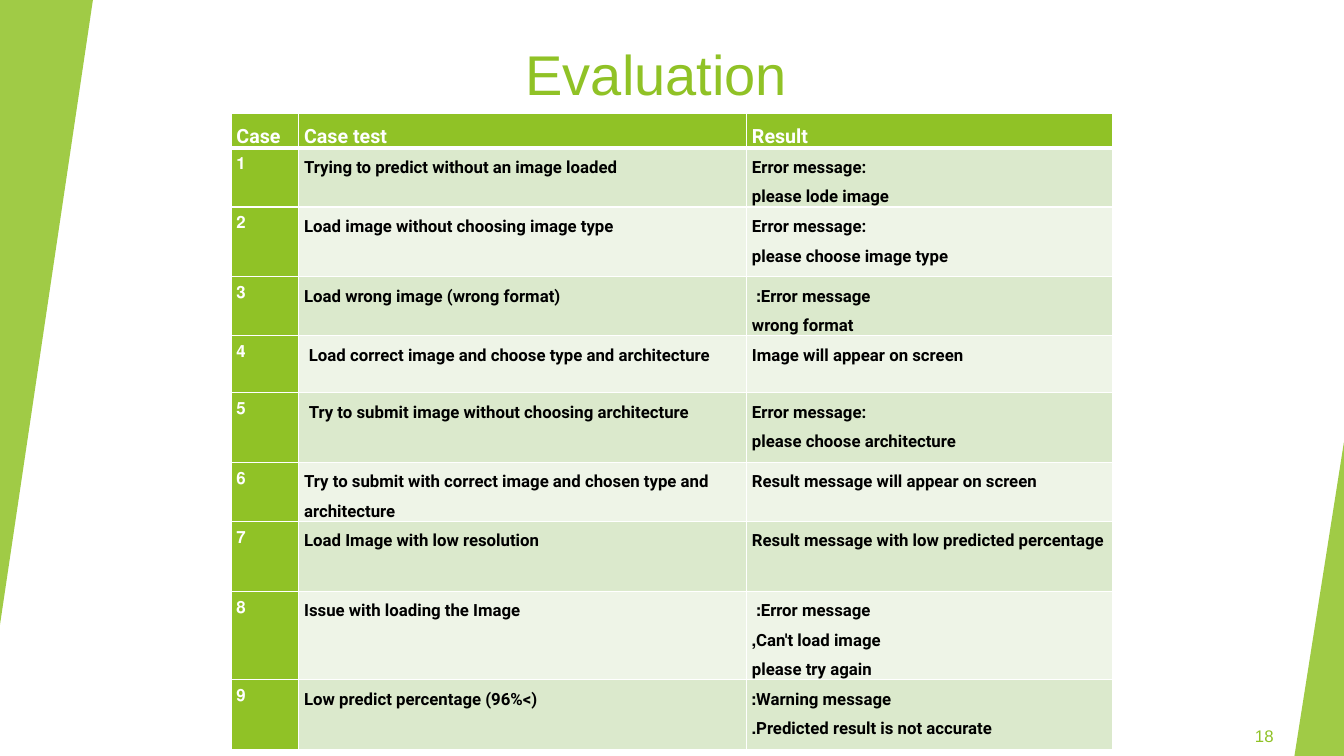
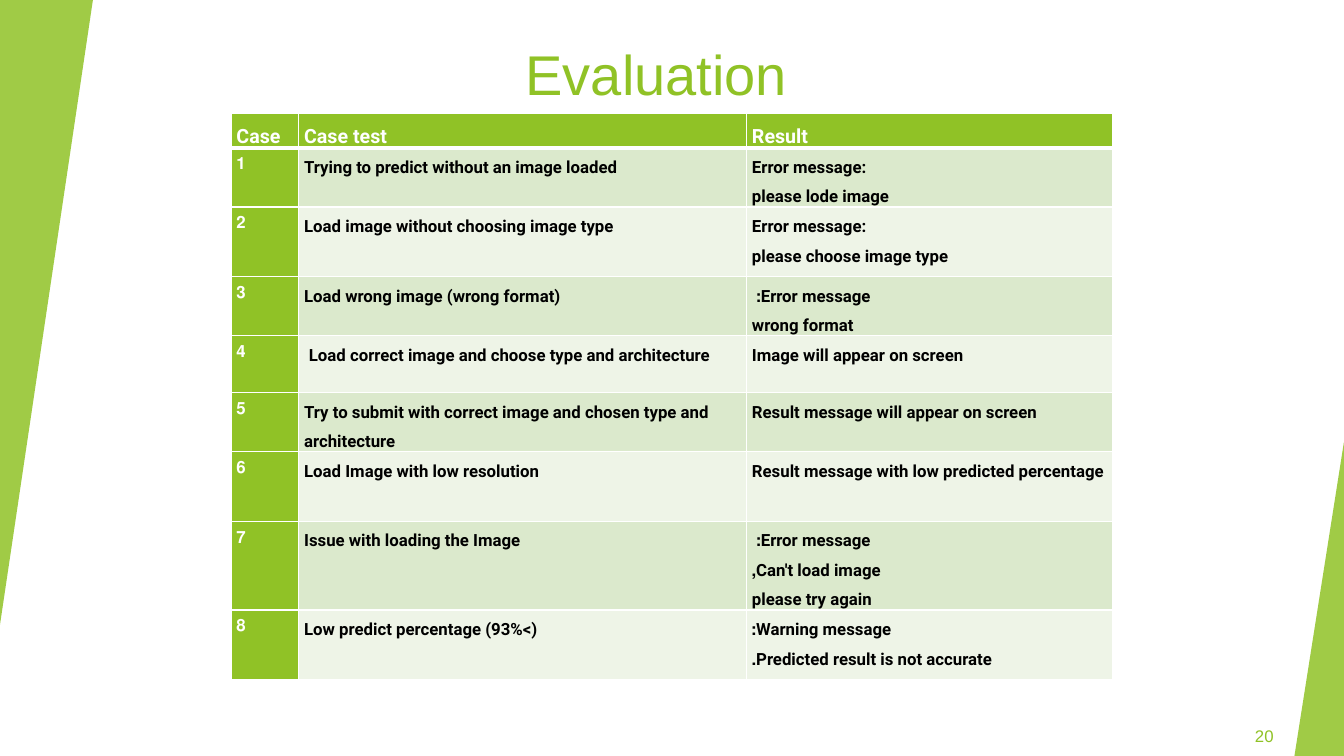
Before and after one commit to Shenhav26/Final_project, a slide deck: slide 20 of capstone project phase A.pptx (slide 18 before the commit). Drawn at 1344x756 pixels with LibreOffice and Linux fonts; fonts in the diff are those of the drawing. Boxes give left, top, right and bottom in pixels: in the first picture for what was removed or moved away, otherwise in the second. Text is boxed around its words. In the diff, an @@ line names an element or a change of style, - is before the commit and + after.

```diff
--- a/capstone project phase A.pptx
+++ b/capstone project phase A.pptx
@@ table at (231, 113, 1112, 669) @@
-row 6: 5 | Try to submit image without choosing architecture | Error message: please choose architecture
-row 7: 6 | Try to submit with correct image and chosen type and architecture | Result message will appear on screen
-row 8: 7 | Load Image with low resolution | Result message with low predicted percentage
-row 9: 8 | Issue with loading the Image | Error message: / Can't load image, / please try again
-row 10: 9 | Low predict percentage (96%<) | Warning message: / Predicted result is not accurate.
+row 6: 5 | Try to submit with correct image and chosen type and architecture | Result message will appear on screen
+row 7: 6 | Load Image with low resolution | Result message with low predicted percentage
+row 8: 7 | Issue with loading the Image | Error message: / Can't load image, / please try again
+row 9: 8 | Low predict percentage (93%<) | Warning message: / Predicted result is not accurate.
@@ page number at (1255, 730, 1274, 742): text changed @@
-18
+20
```
Also in this commit, not shown: 11 other slides changed, 3 slides added.
